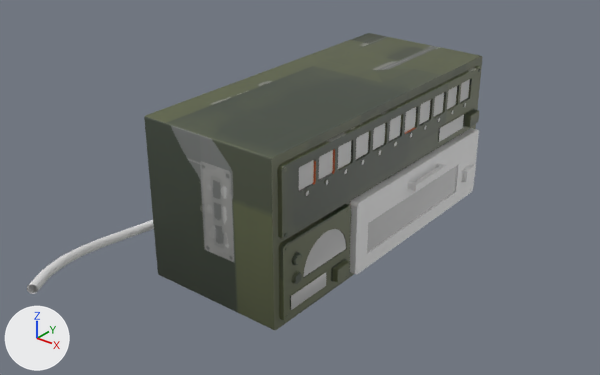
The FBX model Assets/_Assets/Models/MultiUnits_01.fbx: old version first, new version second.
Before and after are seen from a 50 mm camera at (7.88, -2.1, 13.57) aimed at (2.7, 4.38, 9.56). Lighting does not change. The marker at lower left points along +X, +Y and +Z. The picture after the commit comes second. Where no turn or scale is listed for an object, it has been applied to the vertices.

In view in the first picture: 'bottombaseUnit', 'colorM_btn_v1', 'colorMeter_mod_v1', 'modBox_cord_v1', 'photomMod_v1', 'photom_btn_v1', 'spectromMod_v1', 'spectrom_btn_01' and 2 more.
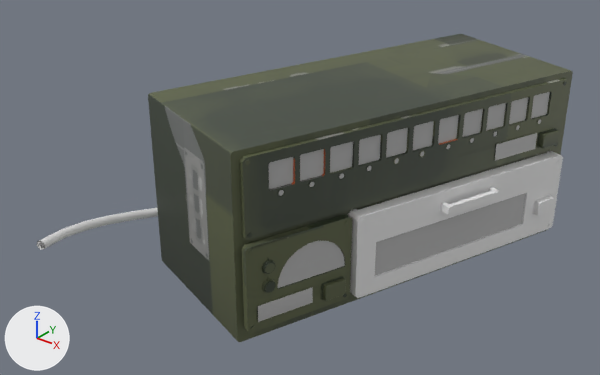
Where the newer file only moved an object's origin or applied its transform, the numbers keep the older frame.

Edits to the bpy script that builds the scene:
```text
Change me_cube_172:
    remove me_cube_172.from_pydata(...)  # 36 vertices, 26 faces; spans x -0.038..0.038, y -0.114..0.114, z -0.079..0.079
    add me_cube_172.from_pydata(...)  # 36 vertices, 26 faces; spans x 0.967..1.126, y -0.264..-0.002, z -0.042..0.133
    me_cube_172 part 3: the whole mesh is turned -19.1 degrees about the z axis through its middle and scaled by 1.1, then moved by (1.048, -0.134, 0.046)
Change me_cube_194:
    remove me_cube_194.from_pydata(...)  # 216 vertices, 192 faces; spans x -0.033..0.051, y -0.556..0.556, z -0.439..0.439
    add me_cube_194.from_pydata(...)  # 216 vertices, 192 faces; spans x -0.227..0.242, y -0.877..0.302, z -0.483..0.483
    me_cube_194 part 4: the whole mesh is turned -19.1 degrees about the z axis through its middle and scaled by 1.1, then moved by (0.008, -0.291, 0.0)
Change me_cube_197:
    remove me_cube_197.from_pydata(...)  # 232 vertices, 218 faces; spans x -0.88..0.88, y -1.34..1.34, z -0.44..0.44
    add me_cube_197.from_pydata(...)  # 232 vertices, 218 faces; spans x -0.72..1.97, y -1.66..1.72, z -0.48..0.48
    me_cube_197 part 5: the whole mesh is turned -19.1 degrees about the z axis through its middle and scaled by 1.1, then moved by (0.68, 0.01, 0.0)
Change me_cube_190:
    remove me_cube_190.from_pydata(...)  # 36 vertices, 25 faces; spans x -1.17..0.52, y -0.6..3.42, z -1.17..0.72
    add me_cube_190.from_pydata(...)  # 36 vertices, 25 faces; spans x -1.5..1.71, y -0.86..3.94, z -1.28..0.79
    me_cube_190 part 1: the whole mesh is turned -19.1 degrees about the z axis through its middle and scaled by 1.1, then moved by (0.43, 0.13, -0.02)
Change me_cube_196:
    remove me_cube_196.from_pydata(...)  # 36 vertices, 25 faces; spans x -0.039..0.039, y -0.114..0.114, z -0.079..0.079
    add me_cube_196.from_pydata(...)  # 36 vertices, 25 faces; spans x 1.032..1.192, y -0.361..-0.099, z -0.098..0.077
    me_cube_196 part 2: the whole mesh is turned -19.1 degrees about the z axis through its middle and scaled by 1.1, then moved by (1.113, -0.231, -0.01)
Change me_cube_173:
    remove me_cube_173.from_pydata(...)  # 380 vertices, 354 faces; spans x -0.03..0.05, y -1.92..1.92, z -0.34..0.43
    add me_cube_173.from_pydata(...)  # 380 vertices, 354 faces; spans x -0.27..1.18, y -2.19..1.83, z -0.31..0.54
    me_cube_173 part 7: the whole mesh is turned -19.1 degrees about the z axis through its middle and scaled by 1.1, then moved by (0.45, -0.18, 0.07)
Change me_cube_193:
    remove me_cube_193.from_pydata(...)  # 36 vertices, 25 faces; spans x -0.038..0.038, y -0.114..0.114, z -0.079..0.079
    add me_cube_193.from_pydata(...)  # 36 vertices, 25 faces; spans x 0.037..0.196, y -0.42..-0.158, z -0.117..0.057
    me_cube_193 part 6: the whole mesh is turned -19.1 degrees about the z axis through its middle and scaled by 1.1, then moved by (0.117, -0.29, -0.03)
Change ob_modbox_cord_v1:
    add ob_modbox_cord_v1.parent = ob_trnsfm_empty_multi
    ob_modbox_cord_v1.location: (1.928, 2.755, 9.569) -> (1.499, -0.453, -2.323)
    ob_modbox_cord_v1.rotation_euler: (-0.912, -1.722, 0.856) -> (1.509, 0.114, 1.471)  # degrees (-52, -99, 49) -> degrees (86, 6.5, 84)
Add ob_trnsfm_empty_multi:
    ob_trnsfm_empty_multi = bpy.data.objects.new('-trnsfm empty multi-', None)
    ob_trnsfm_empty_multi.location = (3.881, 4.898, 10.02)
    ob_trnsfm_empty_multi.rotation_euler = (1.571, 0.0, 2.808)  # degrees (90, 0, 161)
```

Boxes [x1, y1, x2, y2] around the edits, measured in the pictures (600 x 375 px):
'bottombaseUnit', moved, turned, rescaled
    before: [144, 33, 482, 330]
    after: [148, 34, 573, 342]
'colorMeter_mod_v1', moved, turned, rescaled
    before: [277, 66, 482, 240]
    after: [239, 78, 569, 240]
'spectromMod_v1', moved, turned, rescaled
    before: [350, 128, 479, 275]
    after: [348, 150, 563, 298]
'photomMod_v1', moved, turned, rescaled
    before: [279, 204, 351, 321]
    after: [242, 214, 352, 333]
'modBox_cord_v1', moved, turned
    before: [27, 220, 154, 294]
    after: [37, 208, 158, 250]
'photom_btn_v1', moved, turned, rescaled
    before: [333, 260, 350, 282]
    after: [323, 278, 346, 301]
'colorM_btn_v1', moved, turned, rescaled
    before: [465, 109, 479, 127]
    after: [538, 129, 559, 148]
'spectrom_btn_01', moved, turned, rescaled
    before: [463, 165, 476, 182]
    after: [534, 196, 554, 215]
